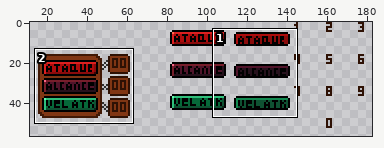
Two versions of one pixel-art file, Aseprite/UI.aseprite. The picture above shows the old version from afar; the outline marks the close-up.
Close-up. As it was:
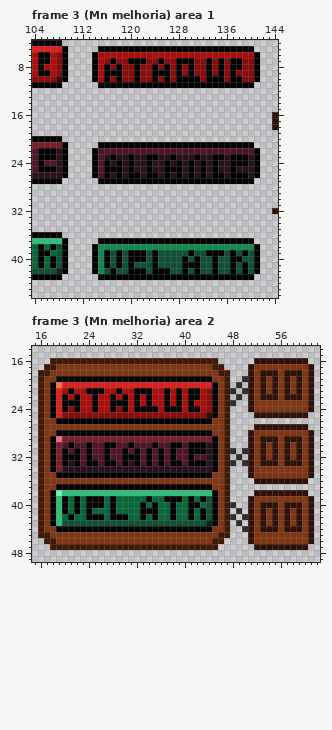
192x192 pixels, 3 frames. Shown: frame 3 (Mn melhoria) area 1: x 104..144, y 4..46; frame 3 (Mn melhoria) area 2: x 15..62, y 14..49. The wide view leaves out empty margins. The commit also changed other frames or places, which this record leaves out.
New version:
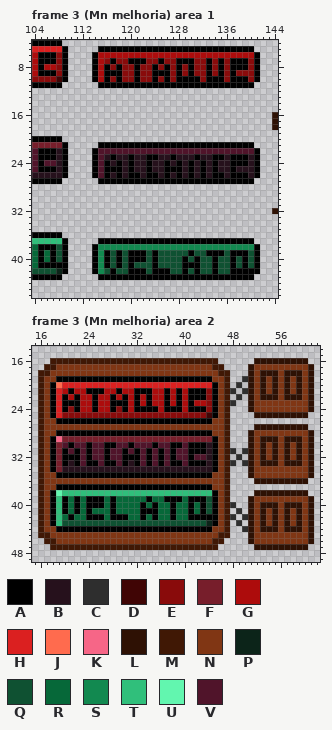
Palette (. is transparent): A #000000  B #26111c  C #2e2e2e  D #400505  E #890b0b  F #771e2b  G #ad0c0c  H #db2020  J #ff6b4e  K #f66687  L #2e1104  M #401805  N #803614  P #0c2419  Q #0f5132  R #066839  S #128950  T #30bf7b  U #62f6af  V #50142a
Message: Ui do menu da loja e melhoria
Changes in this commit:
Frame 3 (Mn melhoria) area 1, layer "Layer 1":
y 6: x 107 G -> A
y 7: x 107 G -> A; x 139 E -> A
y 8: x 139 E -> A
y 9: x 107 G -> A
y 10: x 139 E -> A
y 38: x 106 R -> A
y 39: x 106..107 AR -> RA; x 138 Q -> A
y 40: x 138..139 AQ -> QA
y 41: x 106 R -> A; x 108 Q -> A
y 42: x 138 Q -> A; x 140 Q -> A
Frame 3 (Mn melhoria) area 2, layer "Layer 1":
y 21..22: x 43 G -> A
y 24: x 43 G -> A
y 39: x 42 R -> A
y 40: x 42..43 AR -> RA
y 42: x 42 R -> A; x 44 Q -> A
Boxes around the changes in both close-ups, in picture pixels (x1, y1, x2, y2):
changed: (50, 52, 56, 76)
changed: (242, 58, 248, 82)
changed: (44, 244, 62, 268)
changed: (236, 250, 254, 274)
changed: (200, 388, 206, 412)
changed: (194, 496, 212, 520)
